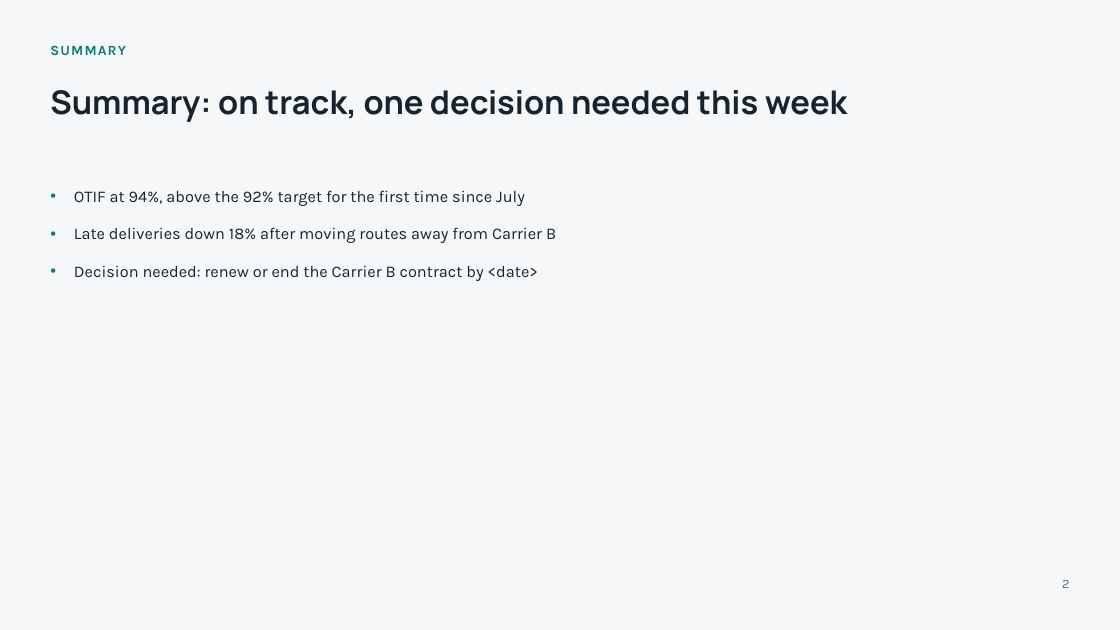
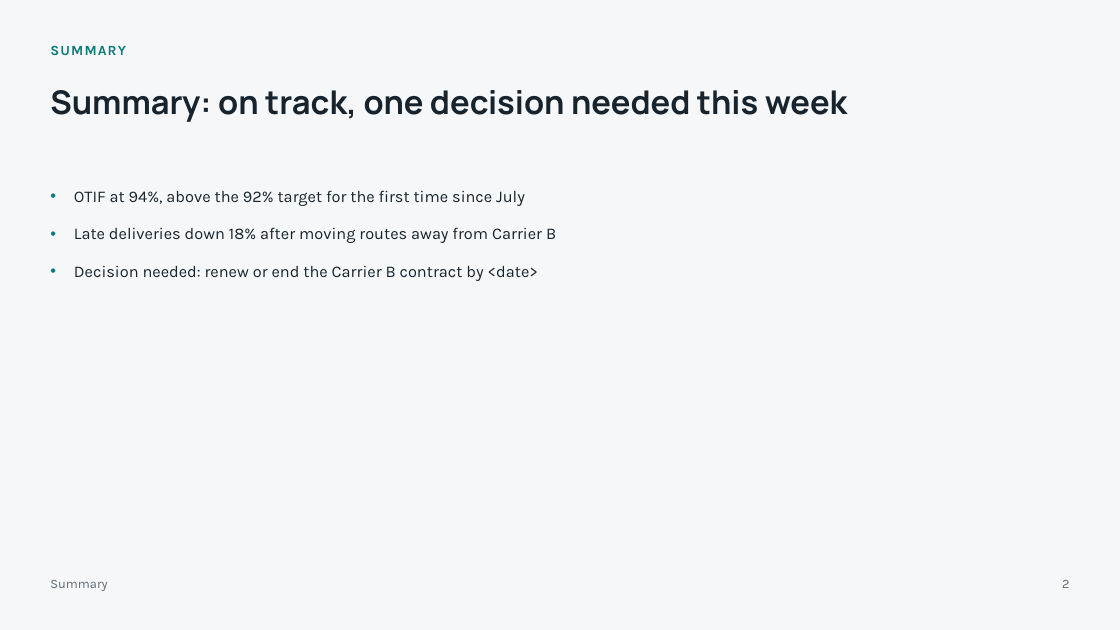
Before and after one commit to vinivaliati/vinivaliati-ai-template, a slide deck: slide 2 of skills/presentations/assets/status-report.pptx. Drawn at 1120x630 pixels with LibreOffice and Linux fonts; fonts in the diff are those of the drawing. Boxes give left, top, right and bottom in pixels: in the first picture for what was removed or moved away, otherwise in the second. Text is boxed around its words. In the diff, an @@ line names an element or a change of style, - is before the commit and + after.

```diff
--- a/skills/presentations/assets/status-report.pptx
+++ b/skills/presentations/assets/status-report.pptx
@@ text added at <box>50,580,107,591</box>, 11 pt, text #5E6C77 @@
+Summary
```
Also in this commit, not shown: 3 other slides changed, 29 other files.
